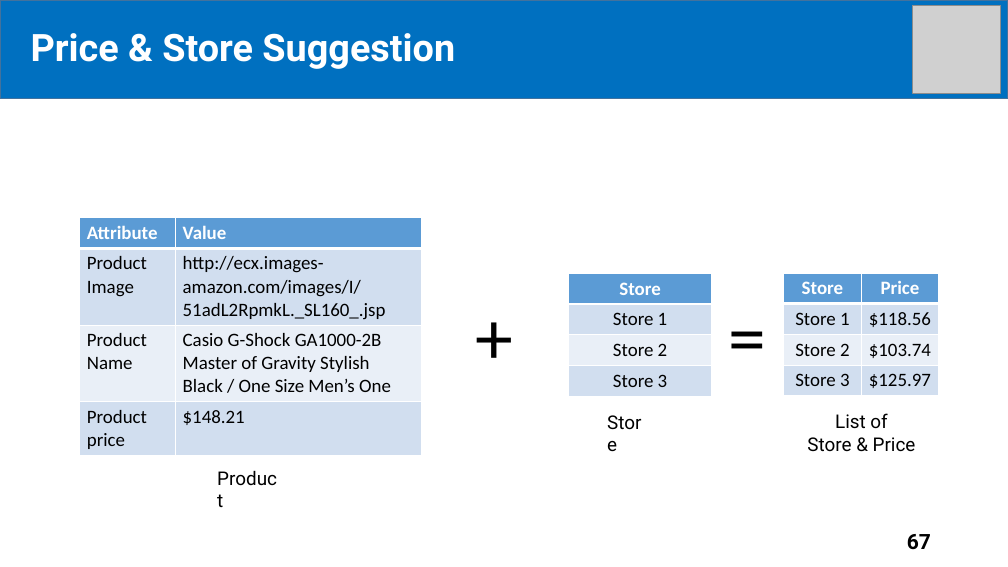
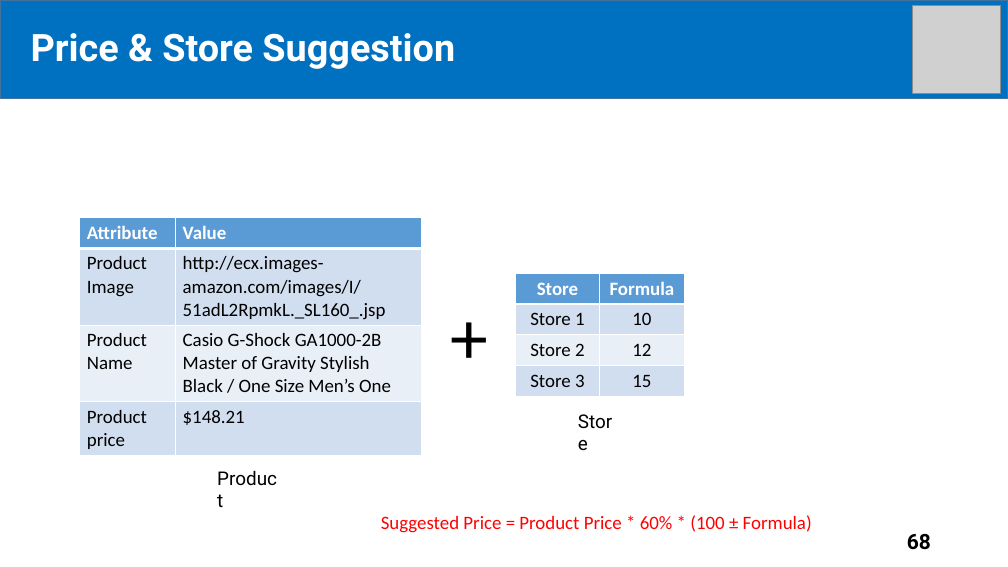
Before and after one commit to tiendan3108/CP, a slide deck: slide 68 of Source/Presentation/PreFinalPresentation.pptx (slide 67 before the commit). Drawn at 1008x567 pixels with LibreOffice and Linux fonts; fonts in the diff are those of the drawing; grey boxes stand for pictures. Boxes give left, top, right and bottom in pixels: in the first picture for what was removed or moved away, otherwise in the second. Text is boxed around its words. In the diff, an @@ line names an element or a change of style, - is before the commit and + after.

```diff
--- a/Source/Presentation/PreFinalPresentation.pptx
+++ b/Source/Presentation/PreFinalPresentation.pptx
@@ text "+": place and size @@
-text "+" at <box>468,285,522,384</box>
+text "+" at <box>444,285,498,384</box>
@@ table at <box>516,274,685,396</box> @@
+column 2: Formula | 10 | 12 | 15
@@ table: place and size @@
-table at <box>569,274,712,396</box>
+table at <box>516,274,685,396</box>
@@ text removed at <box>721,285,775,384</box> @@
-=
@@ table removed at <box>784,273,938,395</box>, 4 rows, 2 columns @@
-Store | Price
-Store 1 | $118.56
-Store 2 | $103.74
-Store 3 | $125.97
@@ text "Store": place and size @@
-text "Store" at <box>600,407,659,437</box>
+text "Store" at <box>571,406,630,436</box>
@@ text removed at <box>807,413,916,452</box> @@
-List of
-Store & Price
@@ text added at <box>381,515,812,533</box>, 18 pt, text #FF0000 @@
+Suggested Price = Product Price * 60% * (100 ± Formula)
@@ page number at <box>907,534,931,550</box>: text changed @@
-67
+68
```
Also in this commit, not shown: 16 other slides changed, 5 slides added.
